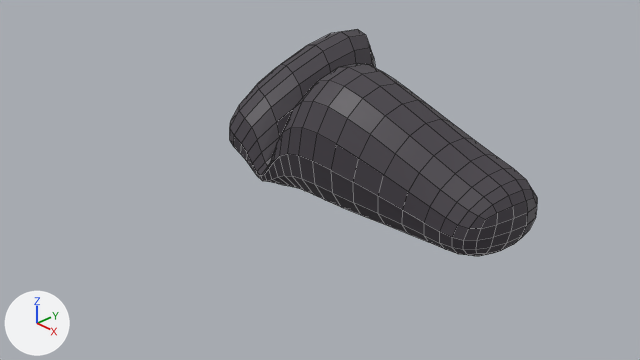
The Blender file static/zombiegame4/gltf/blends/rock1.blend: old version first, new version second.
Camera for both pictures: the file's camera 'Camera'. The axes (+X, +Y, +Z) are drawn at lower left. The lights are the same throughout. Mesh edges are drawn as thin lines.
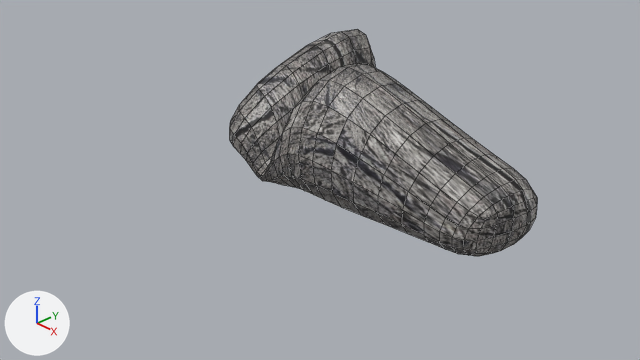
The change, as a diff of the scene's bpy script:
```diff
--- a/static/zombiegame4/gltf/blends/rock1.blend.py
+++ b/static/zombiegame4/gltf/blends/rock1.blend.py
@@ img_grass_png @@
+img_grass_png = load_image('grass.png', '../grass.png', 2048, 2048, 'sRGB')
@@ mat_material @@
 mat_material = principled_material('Material')
-mat_material.base_color = (0.0583, 0.0502, 0.0622)  # dark grey #443f47
+mat_material.texture = img_grass_png
@@ me_cube @@
 me_cube.from_pydata(...)  # 28 vertices, 26 faces; spans x -1.0..3.26, y -1.0..1.97, z -1.0..1.08
 # used by ob_cube; location = (0.0, 0.0, 1.0); rotation_euler = (0.0, 0.176, 0.0), in degrees (0, 10, 0)
+# me_cube part 1: texture (UV) coordinates of 26 of 26 faces, centred in x -1.0..3.0, y -1.0..1.38, z -1.0..0.89, changed; they spanned u 0.12..0.88, v 0.0..1.0 and now span u 0.5..0.75, v 0.0..0.25
 me_cube.materials.append(mat_material)
```

What differs and where, as boxes [x1, y1, x2, y2] in the pictures (640 x 360 px):
'Cube', surface changed: [230, 29, 537, 256] in both
